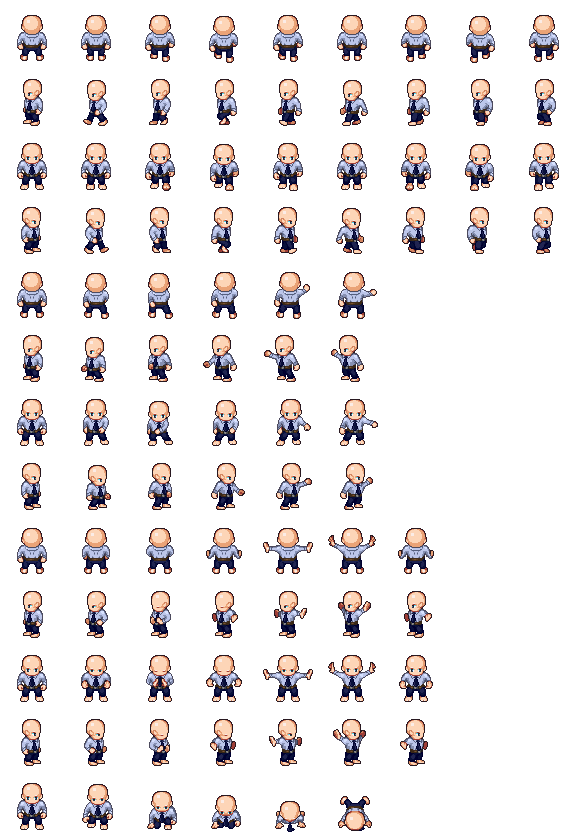
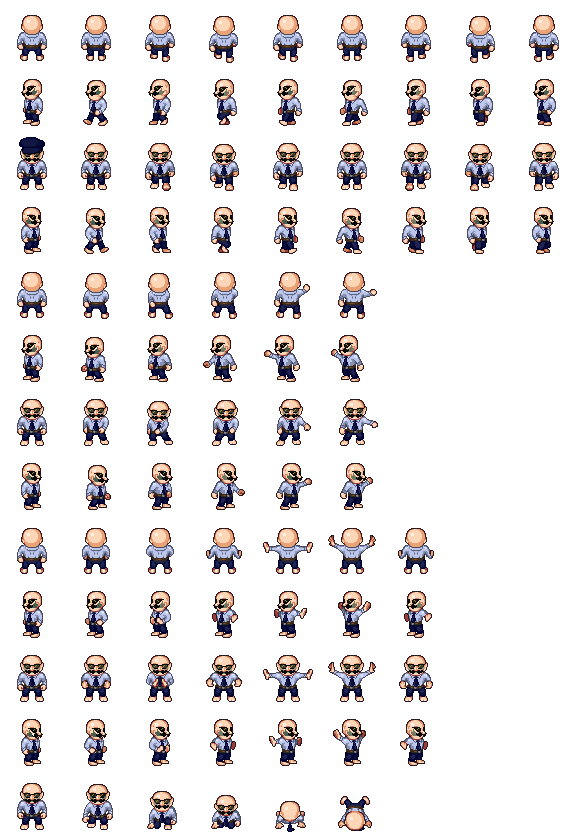
Before/after of a 576 x 832 layered artwork. What changed in the layer stack:
added layer "PoliceCap" above "Emblem" over [19, 137, 45, 155]
showed "Layer Group Facial" over [20, 84, 556, 815]
painted on "Base" over [24, 91, 551, 815]
